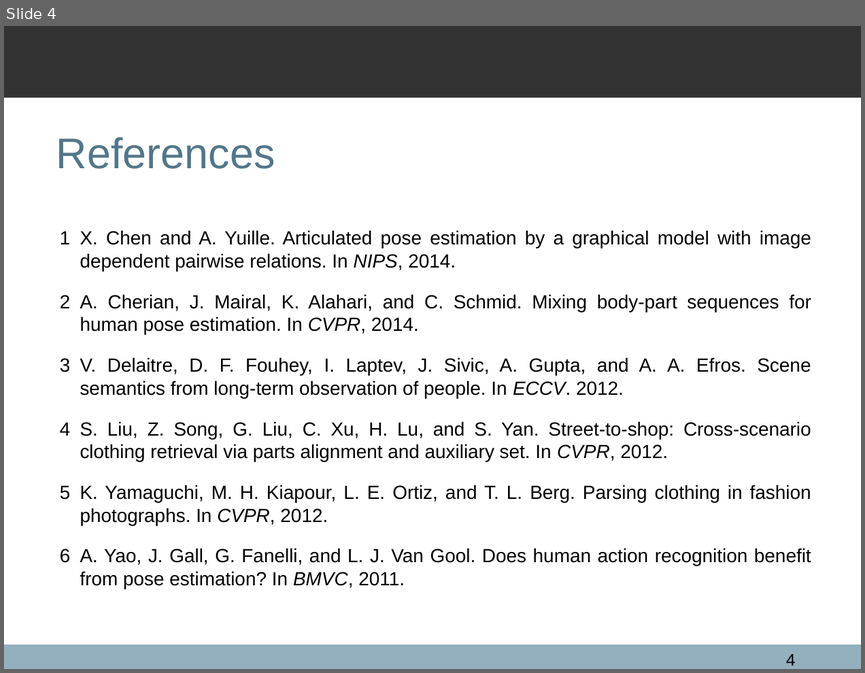
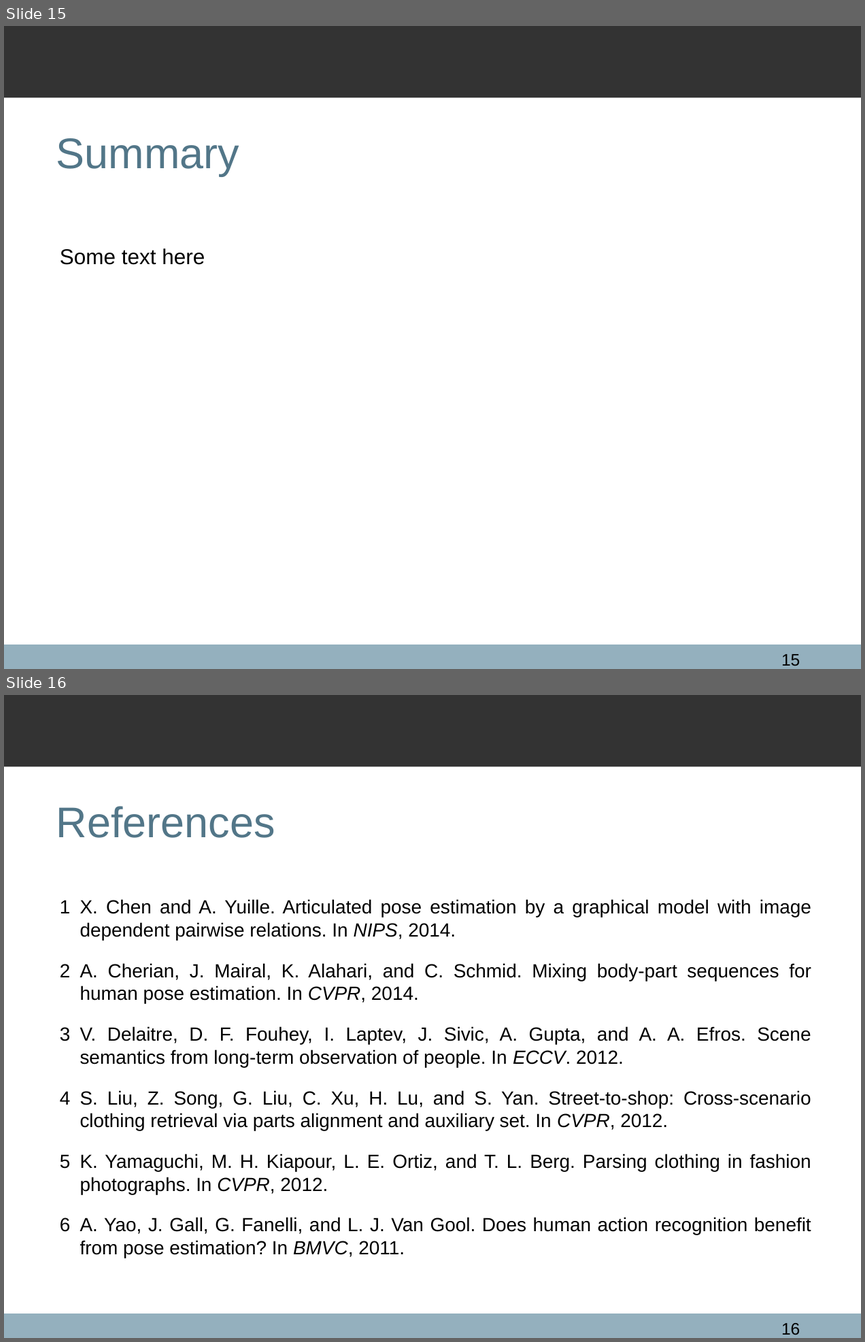
Before and after one commit to qxcv/comp2560, a slide deck: presentation/presentation.odp. Shown one above the other, each under a label of ours: slide 4 before the commit, slides 15 and 16 after it. The pictures are 865x673 and 865x1342 pixels, drawn with LibreOffice and Linux fonts; fonts in the diff are those of the drawing; background and template pictures are left out. Boxes give left, top, right and bottom in pixels: in the first picture for what was removed or moved away, otherwise in the second. Text is boxed around its words. In the diff, an @@ line names an element or a change of style, - is before the commit and + after.

```diff
--- a/presentation/presentation.odp
+++ b/presentation/presentation.odp
@@ slide 15 added at (4, 26, 861, 669), background #FFFFFF; not listed: 2 template elements that a slide beside it also shows @@
@@ title added at (56, 138, 239, 176), 36 pt, text #527688 @@
+Summary
@@ text added at (60, 248, 205, 265), 18 pt, text #000000 @@
+Some text here
@@ page number added at (781, 654, 800, 666), 14 pt, text #000000 @@
+15
@@ what was slide 4 is now slide 16 @@
@@ page number at (781, 1323, 800, 1335): text changed @@
-4
+16
```
Also in this commit, not shown: 2 slides changed, 11 other slides added.
